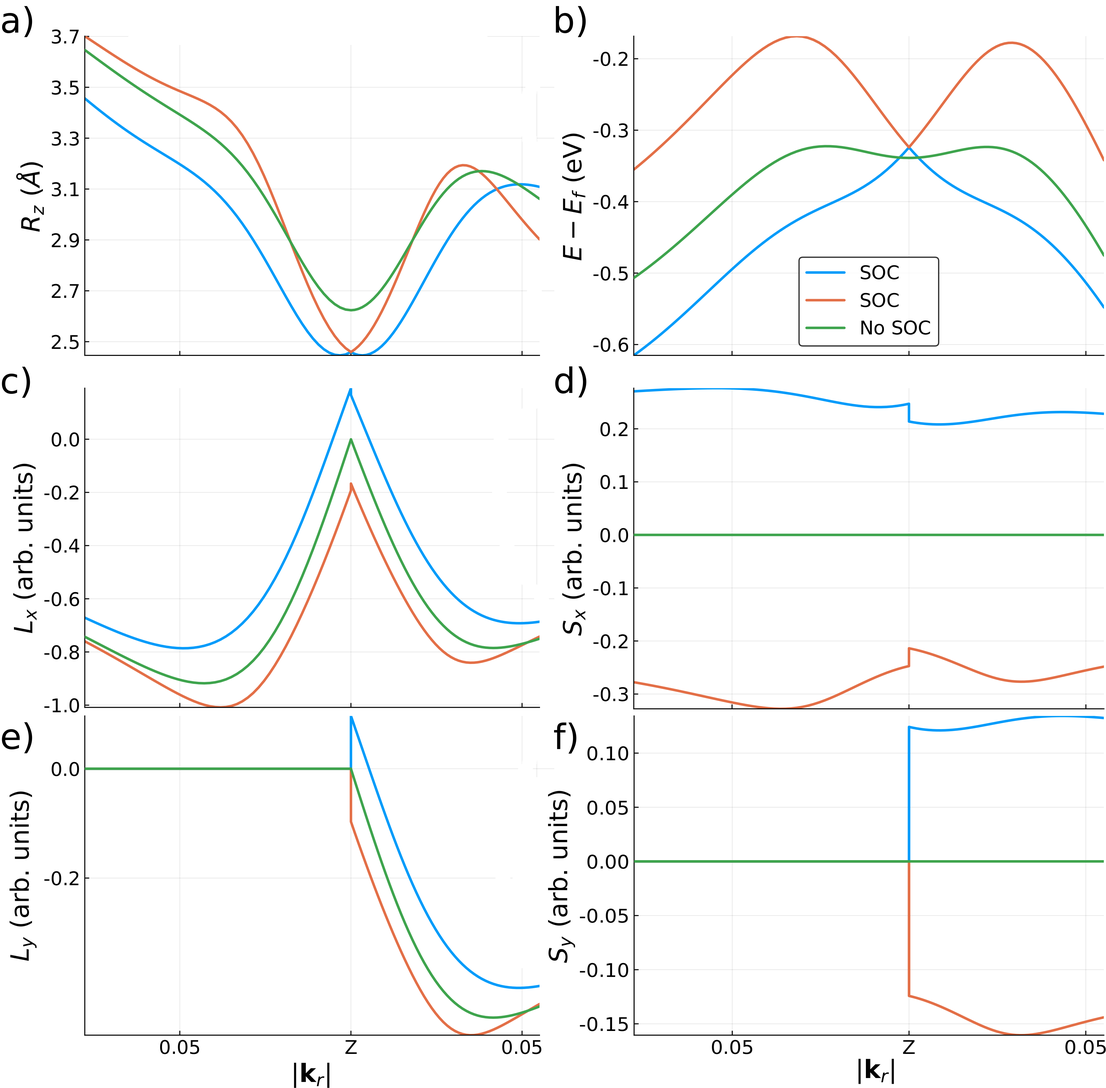
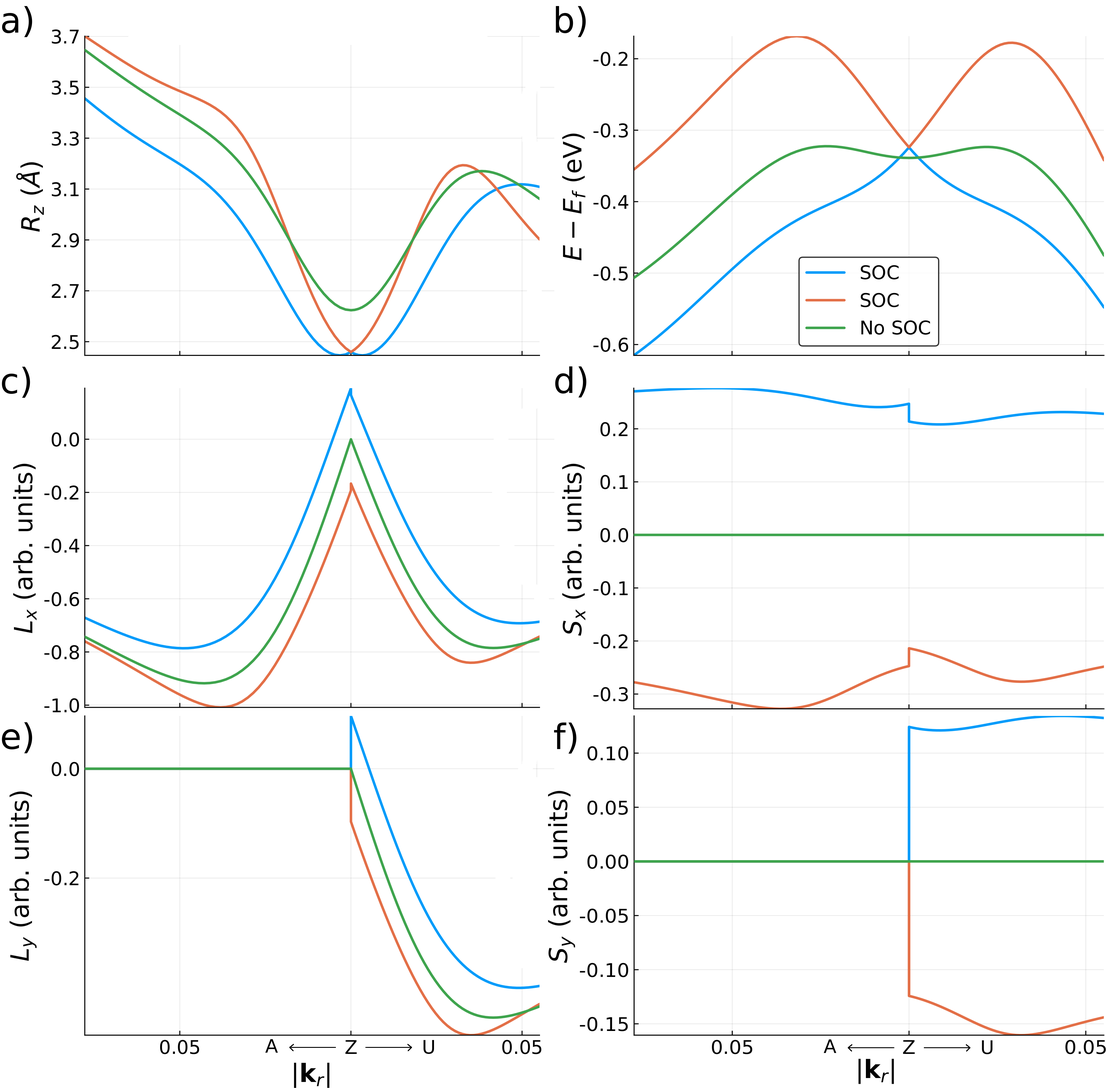
Layers edited between the first and the second 1106 x 1088 image:
added layer "Layer" above "a)" over [265,1039,993,1055]
